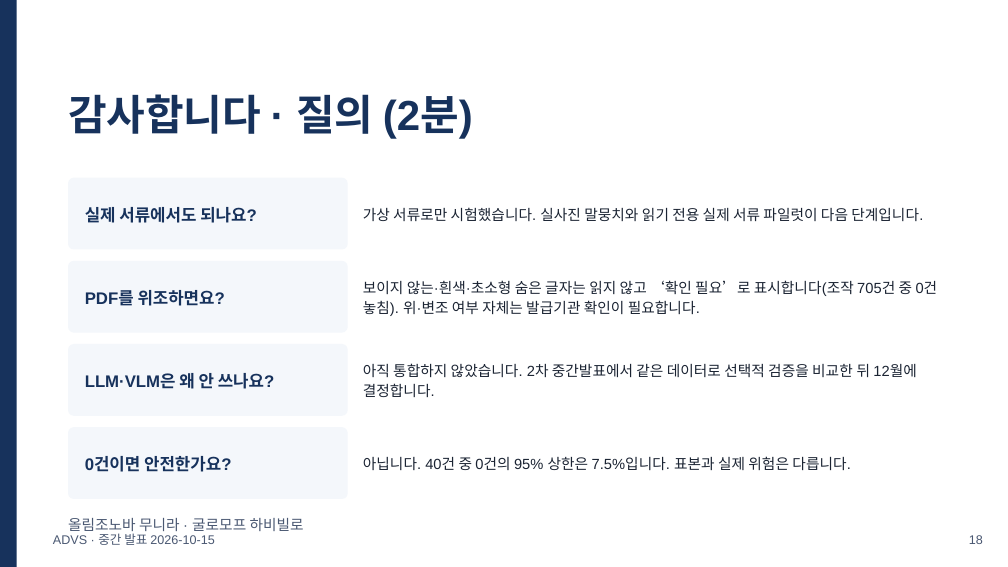
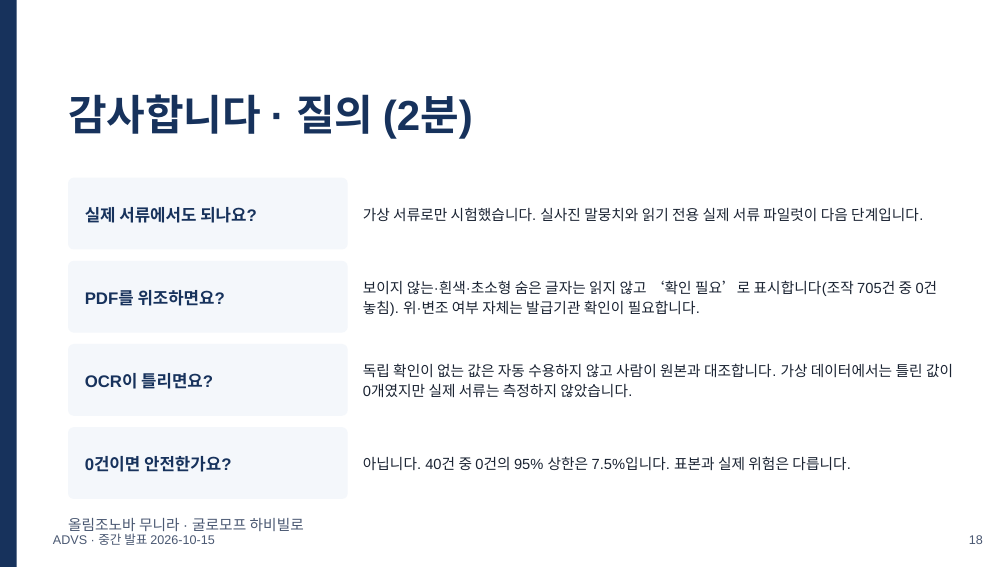
Before and after one commit to khabibro/ADVS, a slide deck: slide 18 of docs/midterm/ADVS_midterm.pptx. Drawn at 1008x567 pixels with LibreOffice and Linux fonts; fonts in the diff are those of the drawing. Boxes give left, top, right and bottom in pixels: in the first picture for what was removed or moved away, otherwise in the second. Text is boxed around its words. In the diff, an @@ line names an element or a change of style, - is before the commit and + after.

```diff
--- a/docs/midterm/ADVS_midterm.pptx
+++ b/docs/midterm/ADVS_midterm.pptx
@@ text in rounded rectangle at bbox=[85, 373, 213, 389]: text changed @@
-LLM·VLM은 왜 안 쓰나요?
+OCR이 틀리면요?
@@ text at bbox=[363, 363, 953, 397]: text changed @@
-아직 통합하지 않았습니다. 2차 중간발표에서 같은 데이터로 선택적 검증을 비교한 뒤 12월에 결정합니다.
+독립 확인이 없는 값은 자동 수용하지 않고 사람이 원본과 대조합니다. 가상 데이터에서는 틀린 값이 0개였지만 실제 서류는 측정하지 않았습니다.
```
Also in this commit, not shown: 6 other slides changed, 15 other files.
